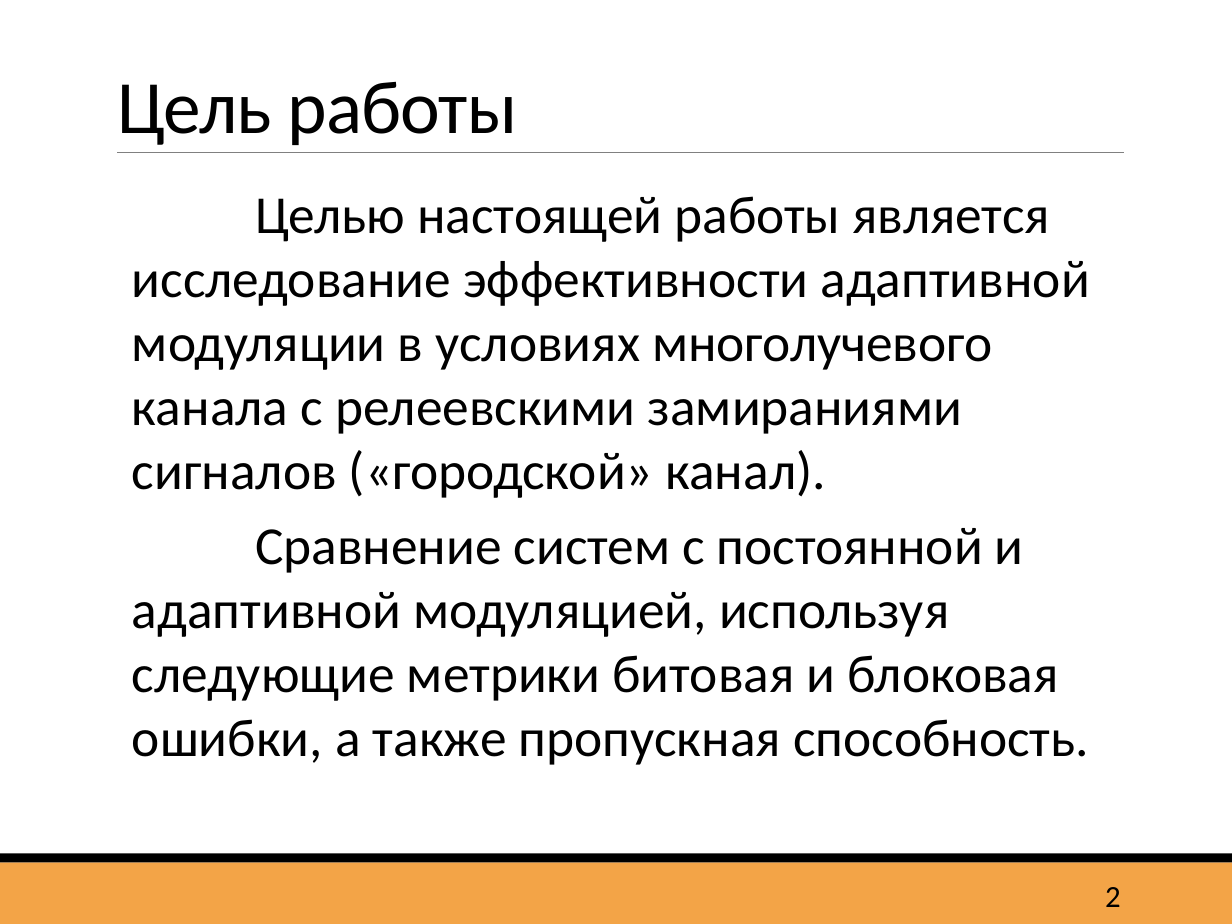
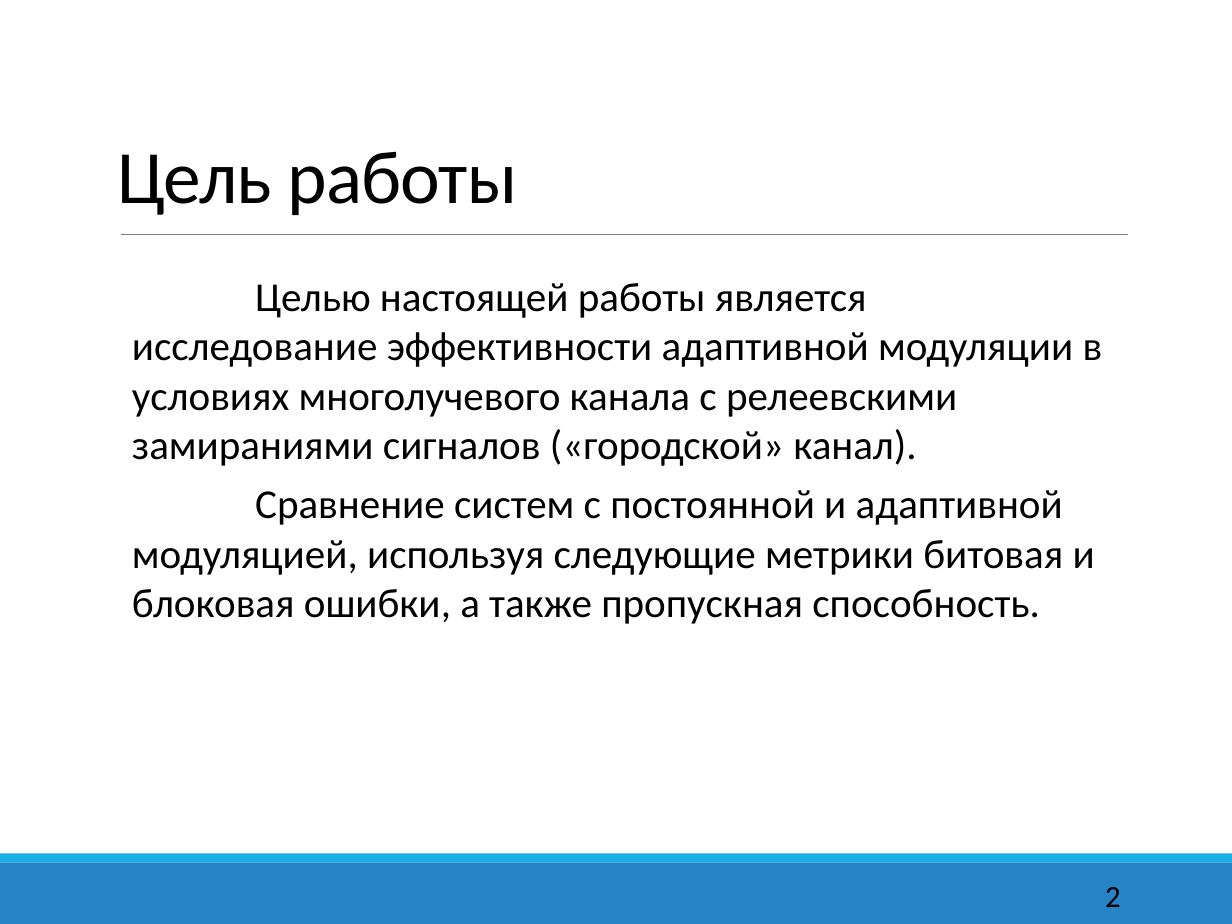
Before and after one commit to Zheki4S/Adaptive_modulation, a slide deck: slide 2 of Presentation_Simonov.PPTX. Drawn at 1232x924 pixels with LibreOffice and Linux fonts; fonts in the diff are those of the drawing. Boxes give left, top, right and bottom in pixels: in the first picture for what was removed or moved away, otherwise in the second. Text is boxed around its words. In the diff, an @@ line names an element or a change of style, - is before the commit and + after.

```diff
--- a/Presentation_Simonov.PPTX
+++ b/Presentation_Simonov.PPTX
@@ title "Цель работы": place and size @@
-title "Цель работы" at box(117, 81, 517, 145)
+title "Цель работы" at box(117, 151, 517, 215)
@@ line moved from (117, 152) - (1124, 152) to (121, 234) - (1127, 234) @@
@@ text "Целью настоящей работы является исследование ...": place and size @@
-text "Целью настоящей работы является исследование ..." at box(132, 196, 1090, 765)
+text "Целью настоящей работы является исследование ..." at box(132, 283, 1103, 624)
@@ text "Целью настоящей работы является исследование ..." at box(132, 283, 1103, 624): size 31.2 to 24 pt @@
@@ rectangle at box(0, 862, 1232, 924): fill #F3A447 to #2683C6 @@
@@ rectangle at box(0, 854, 1232, 862): fill #000000 to #1CADE4 @@
```
Also in this commit, not shown: 15 other slides changed.
